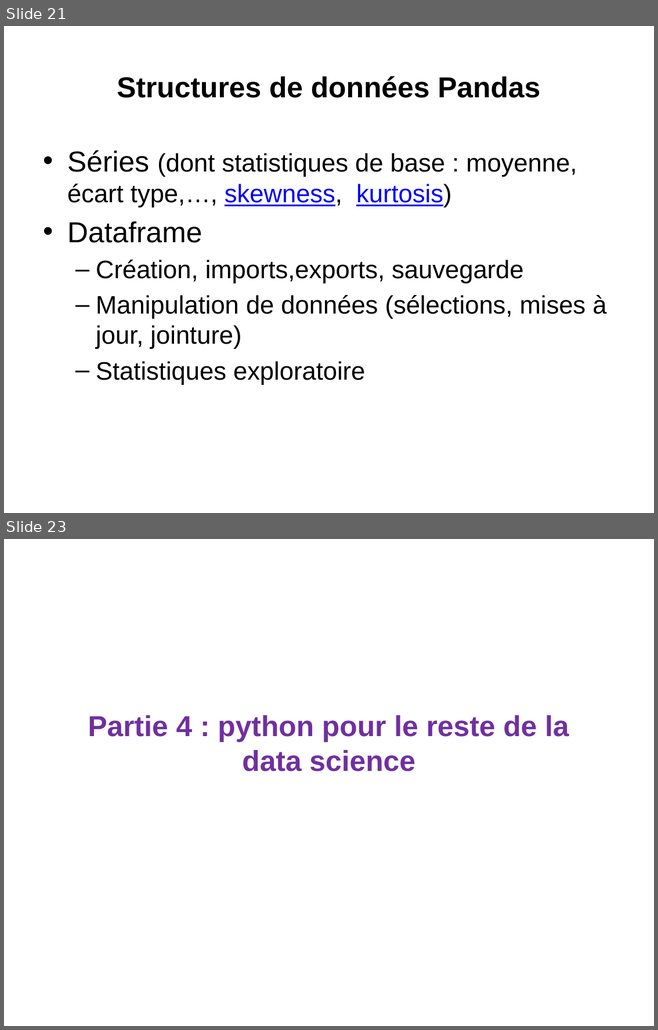
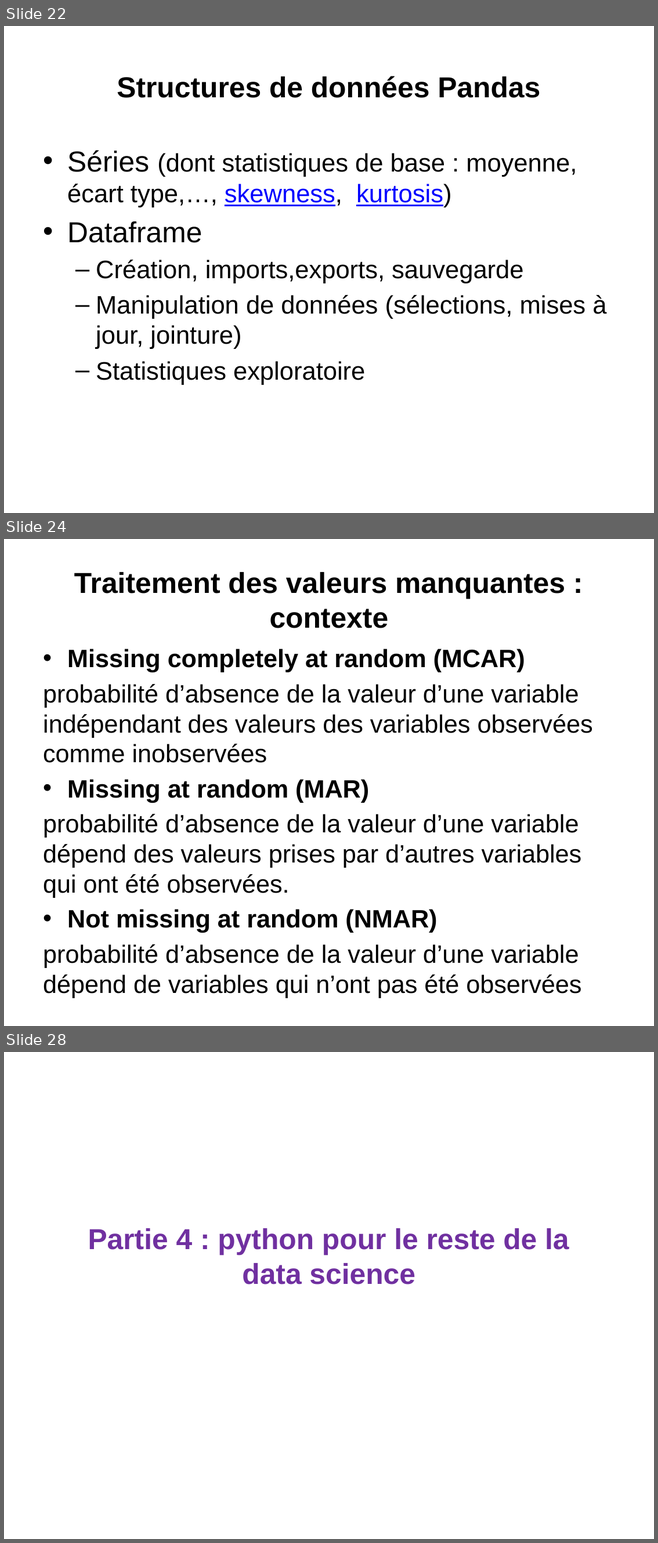
Before and after one commit to loicmidy/formation-python, a slide deck: formation python.pptx. Shown one above the other, each under a label of ours: slides 21 and 23 before the commit, slides 22, 24 and 28 after it; the slides between them are not shown. The pictures are 658x1030 and 658x1543 pixels, drawn with LibreOffice and Linux fonts; fonts in the diff are those of the drawing. Boxes give left, top, right and bottom in pixels: in the first picture for what was removed or moved away, otherwise in the second. Text is boxed around its words. In the diff, an @@ line names an element or a change of style, - is before the commit and + after.

```diff
--- a/formation python.pptx
+++ b/formation python.pptx
@@ slide 24 added at <box>4,539,654,1026</box>, background #FFFFFF @@
@@ title added at <box>74,572,565,628</box>, 32 pt, text #000000, bold @@
+Traitement des valeurs manquantes : contexte
@@ text added at <box>43,649,593,998</box>, 27.8 pt, text #000000 @@
+• Missing completely at random (MCAR)
+probabilité d’absence de la valeur d’une variable indépendant des valeurs des variables observées comme inobservées
+• Missing at random (MAR)
+probabilité d’absence de la valeur d’une variable dépend des valeurs prises par d’autres variables qui ont été observées.
+• Not missing at random (NMAR)
+probabilité d’absence de la valeur d’une variable dépend de variables qui n’ont pas été observées
@@ what was slide 21 is now slide 22 @@
@@ what was slide 23 is now slide 28 @@
```
Also in this commit, not shown: 2 slides changed, 6 other slides added, 12 other files.
